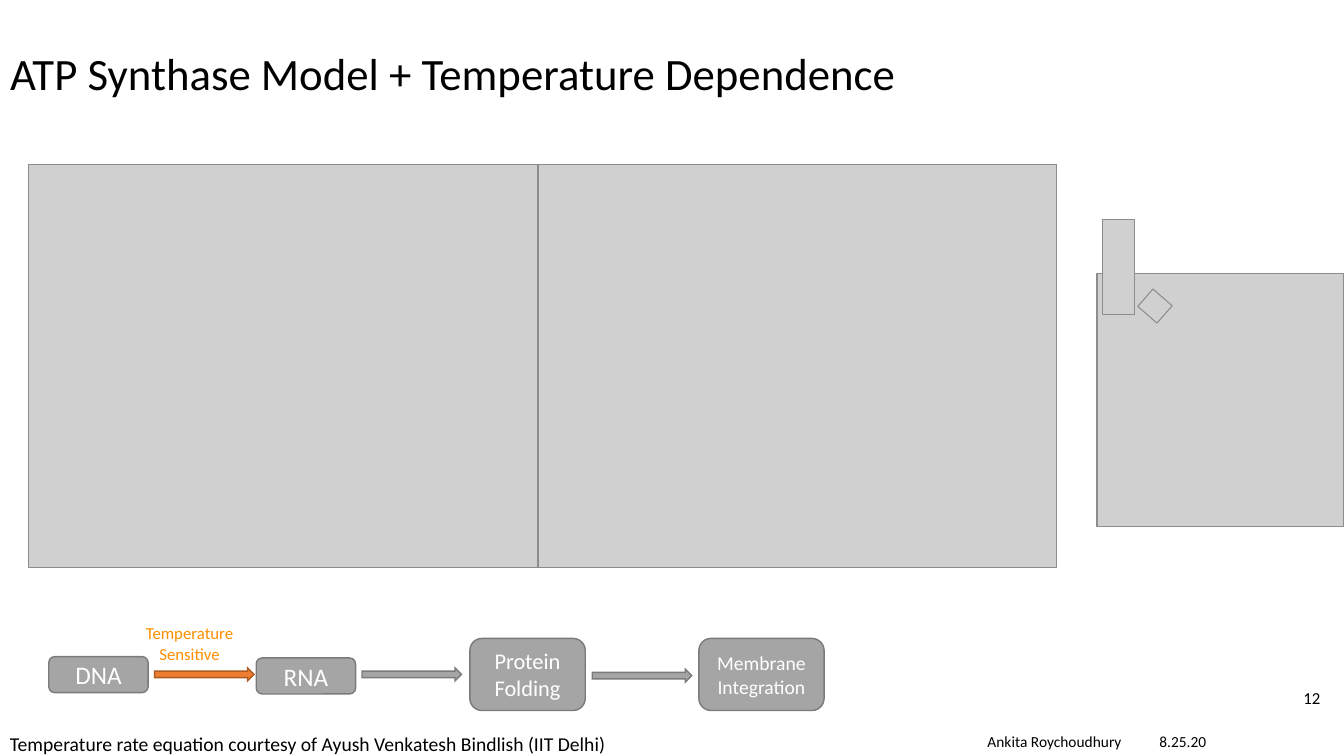
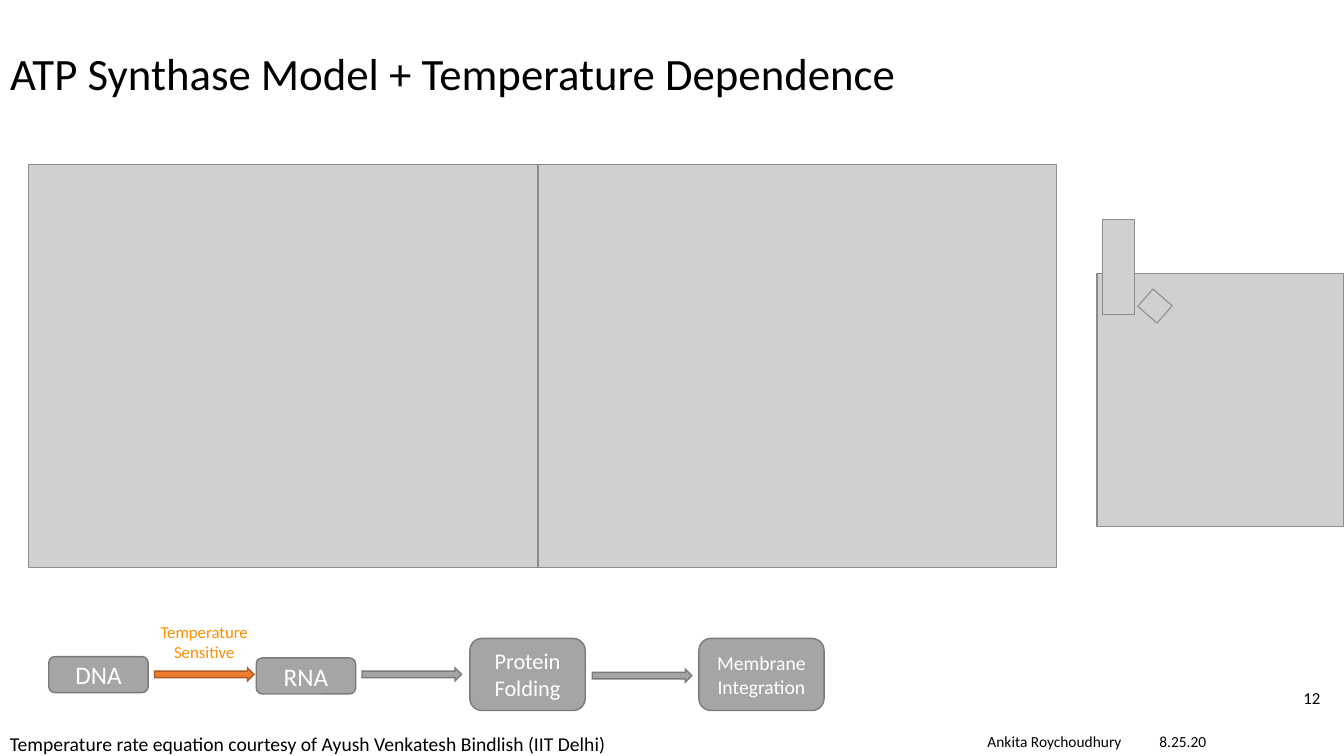
Before and after one commit to AnkitaRoychoudhury/ug_murray, a slide deck: slide 12 of miscellaneous/presentations/20200825_labmtg.pptx. Drawn at 1344x756 pixels with LibreOffice and Linux fonts; fonts in the diff are those of the drawing; grey boxes stand for pictures; background and template pictures are left out. Boxes give left, top, right and bottom in pixels: in the first picture for what was removed or moved away, otherwise in the second. Text is boxed around its words. In the diff, an @@ line names an element or a change of style, - is before the commit and + after.

```diff
--- a/miscellaneous/presentations/20200825_labmtg.pptx
+++ b/miscellaneous/presentations/20200825_labmtg.pptx
@@ text "Temperature Sensitive": place and size @@
-text "Temperature Sensitive" at (146,628,233,660)
+text "Temperature Sensitive" at (161,627,248,658)
```
Also in this commit, not shown: 4 other slides changed, 12 other files.
